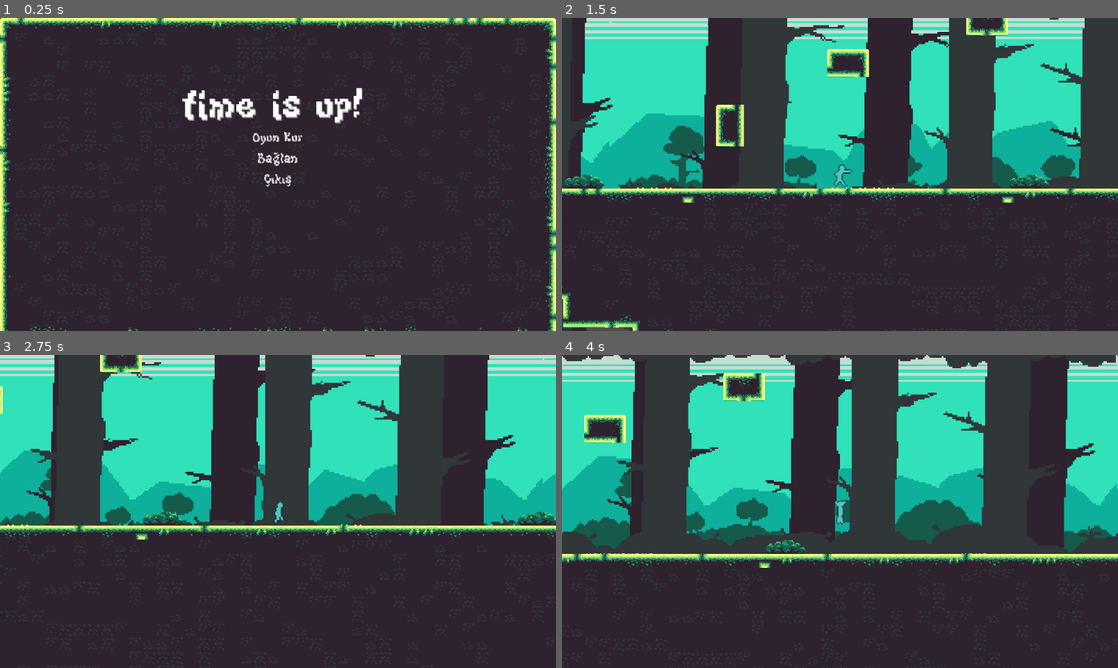
Above: before the commit, frames 1-4 (two rows, left to right).
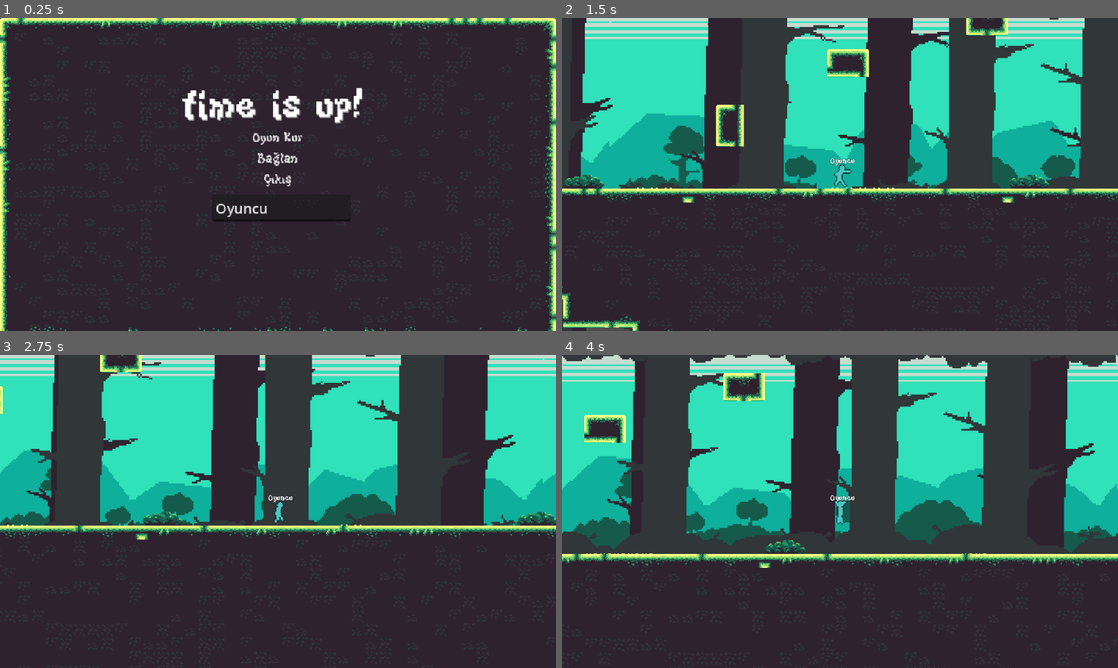
Above: after the commit, the same moments.

Repository: muratbas/time-is-up
Game: Godot game, scene res://Assets/Scenes/Menu/main_menu.tscn
Two runs of this game, one before a commit and one after it. Both use one fixed random seed, a clock stepped at 60 frames per second and the inputs below.
Inputs:
- Up to frame 1 (0.25 s): no input
- Up to frame 2 (1.5 s): click "Oyun Kur" at 0.5 s; hold D (Right) from 1.28 s (still down); tap Space (Punch) at 1.35 s
- Up to frame 3 (2.75 s): keep holding D (Right); tap W (Jump) at 1.52, 2.27 s; tap Space (Punch) at 2.1 s
- Up to frame 4 (4 s): release D (Right) at 2.78 s; hold A (Left) 2.78-3.53 s; tap Space (Punch) at 2.85, 3.6 s; hold D (Right) from 3.53 s (still down); tap W (Jump) at 3.77 s

The runs differ from the first frame. In frame 1, 0.3% of the frame differs, in the area x 38-64%, y 59-65%; in frame 2, less than 0.1%; in frame 3, less than 0.1%; in frame 4, less than 0.1%.

Commit message:
multiplayer improvements and nicknames added

Diff:
--- a/Assets/Scenes/Char/player.tscn
+++ b/Assets/Scenes/Char/player.tscn
@@ -3,6 +3,7 @@
 [ext_resource type="Script" uid="uid://d4a7oy4up4d20" path="res://Assets/Scripts/player.gd" id="1_ibqoo"]
 [ext_resource type="Script" uid="uid://djbbokt1i8xdq" path="res://Assets/Scripts/Multiplayer/multiplayer_input.gd" id="2_da8pg"]
 [ext_resource type="Texture2D" uid="uid://3exc0eip7ggt" path="res://Assets/Sprites/char/karakterspritesheet.png" id="2_ibqoo"]
+[ext_resource type="FontFile" uid="uid://gogqic76ay" path="res://Assets/Fonts/KiwiSoda.ttf" id="3_6tr60"]
 [ext_resource type="Texture2D" uid="uid://bw0yvi70670la" path="res://Assets/Sprites/items/tntsprite.png" id="3_71wdy"]
 [ext_resource type="Texture2D" uid="uid://c7cynlxvhktht" path="res://Assets/Sprites/char/time_is_up_player_base (3).png" id="3_uiccu"]
 [ext_resource type="Texture2D" uid="uid://gwis1dakpuql" path="res://Assets/Sprites/char/double_jump_effect.png" id="4_ncuj1"]
@@ -17,6 +18,11 @@
 properties/1/replication_mode = 1
 
 [sub_resource type="SceneReplicationConfig" id="SceneReplicationConfig_6tr60"]
+properties/0/path = NodePath(".. : nickname")
+properties/0/spawn = true
+properties/0/replication_mode = 1
+
+[sub_resource type="StyleBoxEmpty" id="StyleBoxEmpty_hvx5h"]
 
 [sub_resource type="AtlasTexture" id="AtlasTexture_y88jl"]
 atlas = ExtResource("3_uiccu")
@@ -384,6 +390,19 @@
 unique_name_in_owner = true
 replication_config = SubResource("SceneReplicationConfig_6tr60")
 script = ExtResource("2_da8pg")
+
+[node name="NicknameLabel" type="Label" parent="." unique_id=181400965]
+offset_left = -11.0
+offset_top = -21.0
+offset_right = 17.0
+offset_bottom = -7.0
+theme_override_colors/font_color = Color(1, 1, 1, 1)
+theme_override_colors/font_outline_color = Color(0, 0, 0, 1)
+theme_override_constants/outline_size = 1
+theme_override_fonts/font = ExtResource("3_6tr60")
+theme_override_font_sizes/font_size = 10
+theme_override_styles/normal = SubResource("StyleBoxEmpty_hvx5h")
+horizontal_alignment = 1
 
 [node name="Camera2D" type="Camera2D" parent="." unique_id=2094936081]
 
--- a/Assets/Scenes/Menu/main_menu.tscn
+++ b/Assets/Scenes/Menu/main_menu.tscn
@@ -849,6 +849,14 @@
 text = "Çıkış"
 flat = true
 
+[node name="UsernameInput" type="LineEdit" parent="." unique_id=494610568]
+layout_mode = 0
+offset_left = 244.0
+offset_top = 203.0
+offset_right = 404.0
+offset_bottom = 234.0
+placeholder_text = "Kullanıcı Adın.."
+
 [node name="menuMusic" type="AudioStreamPlayer" parent="." unique_id=836007143]
 stream = ExtResource("5_nq0pn")
 parameters/looping = false
--- a/Assets/Scripts/game_handler.gd
+++ b/Assets/Scripts/game_handler.gd
@@ -3,10 +3,21 @@
 
 func become_host():
 	print("host tusuna basildi")
+	_save_nickname()
 	NetworkHandler.is_host = true
 	get_tree().change_scene_to_file("res://Assets/Scenes/main.tscn")
 
 func join_game():
 	print("katıl butonuna basıldı")
+	_save_nickname()
 	NetworkHandler.is_host = false
 	get_tree().change_scene_to_file("res://Assets/Scenes/main.tscn")
+
+
+func _save_nickname() -> void:
+	# Scene geçişinden önce girilen nick PlayerData'ya kaydedilir
+	var input: LineEdit = get_tree().current_scene.get_node_or_null("UsernameInput")
+	if not input:
+		return
+	var entered: String = input.text.strip_edges()
+	PlayerData.nickname = entered if entered.length() > 0 else PlayerData.DEFAULT_NICKNAME
--- a/Assets/Scripts/main_menu.gd
+++ b/Assets/Scripts/main_menu.gd
@@ -1,4 +1,26 @@
 extends Control
+
+@onready var username_input: LineEdit = $UsernameInput
+
+func _ready() -> void:
+	# Daha önce girilmiş bir nick varsa alanı doldur
+	username_input.text = PlayerData.nickname
+	username_input.max_length = PlayerData.MAX_NICKNAME_LENGTH
+
+
+func _save_nickname() -> void:
+	# Boş bırakılırsa varsayılan isim kullanılır
+	var entered: String = username_input.text.strip_edges()
+	PlayerData.nickname = entered if entered.length() > 0 else PlayerData.DEFAULT_NICKNAME
+
+
+func _on_host_pressed() -> void:
+	_save_nickname()
+
+
+func _on_join_pressed() -> void:
+	_save_nickname()
+
 
 func _on_quit_pressed() -> void:
 	# ÇIKIŞ butonuna basılınca çalışır
--- a/Assets/Scripts/player.gd
+++ b/Assets/Scripts/player.gd
@@ -8,11 +8,22 @@
 @onready var tnt_marker: Marker2D = $Marker2D
 @onready var tnt_sprite: AnimatedSprite2D = $Marker2D/AnimatedSprite2D
 @onready var input_sync: MultiplayerSynchronizer = %InputSynchronizer
+@onready var nickname_label: Label = $NicknameLabel
 
 @export var player_id := 1:
 	set(id):
 		player_id = id
 		%InputSynchronizer.set_multiplayer_authority(id)
+
+# Nick senkronize edilir; set çağrısında label da güncellenir
+const DISPLAY_MAX_LENGTH: int = 8
+
+var nickname: String = "":
+	set(value):
+		nickname = value
+		if is_node_ready() and nickname_label:
+			# Karakter üzerinde çok uzun yazı taşmasın diye kısaltılır
+			nickname_label.text = value.left(DISPLAY_MAX_LENGTH) + ("..." if value.length() > DISPLAY_MAX_LENGTH else "")
 
 # ── Sabitler ─────────────────────────────────────────────────────────────────
 const SPEED: float = 280.0
@@ -69,6 +80,8 @@
 
 	if multiplayer.get_unique_id() == player_id:
 		$Camera2D.make_current()
+		# Kendi karakterimize kendi nick'imizi ata; MultiplayerSynchronizer yayar
+		nickname = PlayerData.nickname
 	else:
 		$Camera2D.enabled = false
 
@@ -82,6 +95,9 @@
 	double_jump_effect.animation_finished.connect(_on_double_jump_animation_finished)
 	animated_sprite.animation_finished.connect(_on_player_animation_finished)
 	punch_hitbox.body_entered.connect(_on_punch_hitbox_body_entered)
+
+	# Setter'ı yeniden tetikleyerek label'ın truncation mantığından geçmesini sağla
+	nickname = nickname
 
 
 # ══════════════════════════════════════════════════════════════════════════════
@@ -360,5 +376,5 @@
 	# Ebelik transferi yalnızca ebe olan oyuncu yumruk attığında gerçekleşir
 	if is_tag and body.has_method("become_tag"):
 		body.become_tag()
-		emit_signal("tag_transferred", self, body)
+		emit_signal("tag_transferred", self , body)
 		lose_tag()
--- /dev/null
+++ b/Assets/Scripts/player_data.gd
@@ -0,0 +1,9 @@
+extends Node
+
+## Oyuncu verilerini tüm sahnelerde erişilebilir tutan global singleton.
+## Autoload olarak eklenmeli: Project > Project Settings > Autoload
+
+const DEFAULT_NICKNAME: String = "Oyuncu"
+const MAX_NICKNAME_LENGTH: int = 10
+
+var nickname: String = DEFAULT_NICKNAME
--- a/project.godot
+++ b/project.godot
@@ -21,8 +21,8 @@
 
 [autoload]
 
-GameStateEvents="*uid://m6itdbeyjddt"
 NetworkHandler="*uid://b2gkg3t04mhak"
+PlayerData="*uid://bfrnw4ivdswy1"
 
 [display]
 
Not shown, added: Assets/Scripts/player_data.gd.uid
Not shown, changed: export_presets.cfg
